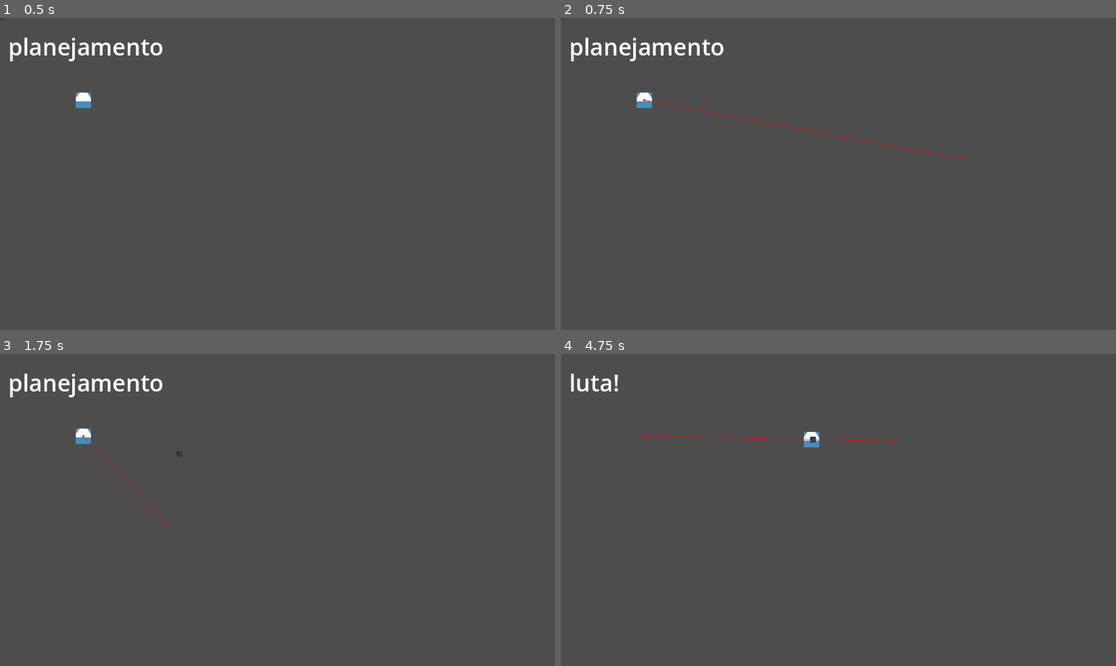
Above: before the commit, frames 1-4 (two rows, left to right).
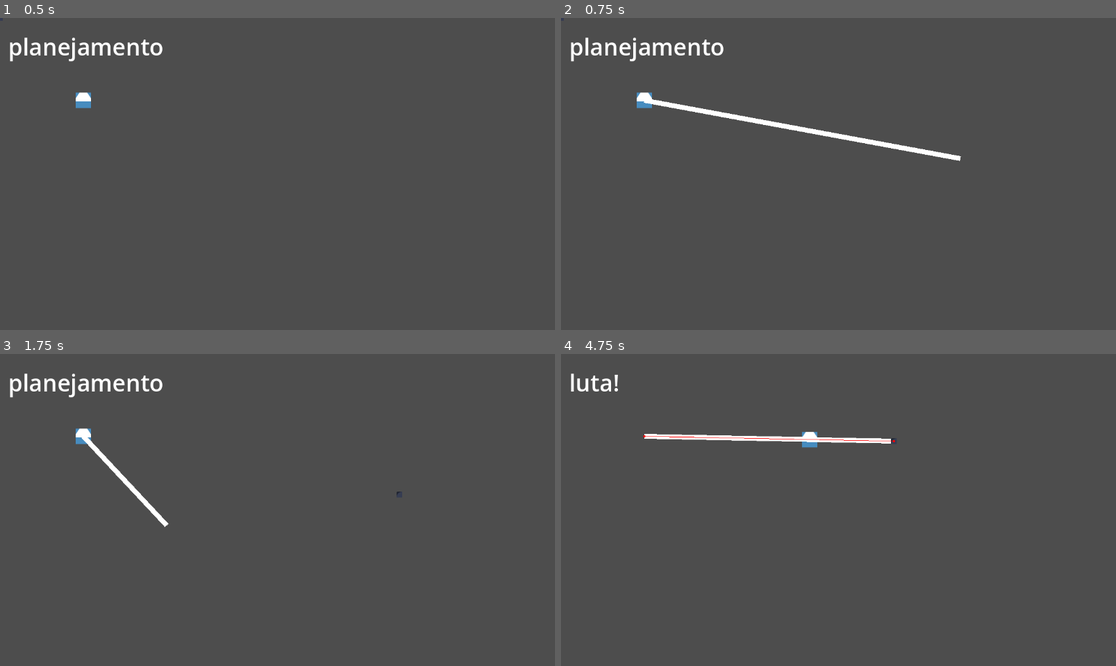
Above: after the commit, the same moments.

Repository: BielMaxBR/thorvarium-2
Game: Godot game, scene res://node_2d.tscn
Two runs of this game, one before a commit and one after it. Both use one fixed random seed, a clock stepped at 60 frames per second and the inputs below. The engine's default icon, where the game draws it, is replaced by a stand-in: a white triangle on a blue panel in a dark square.
Inputs (mouse positions are in pixels of both pictures, inside the frame that each line leads up to):
- Up to frame 1 (0.5 s): no input
- Up to frame 2 (0.75 s): tap Enter at 0.5 s; move the mouse to (960, 158) at 0.52 s; click (960, 158) at 0.6 s
- Up to frame 3 (1.75 s): right-click (399, 494) at 0.8 s; tap Space at 1.25 s; move the mouse to (166, 525) at 1.27 s; right-click (166, 525) at 1.35 s; click (166, 525) at 1.55 s
- Up to frame 4 (4.75 s): tap Enter at 2 s; move the mouse to (894, 441) at 2.02 s; click (894, 441) at 2.1 s; right-click (894, 441) at 2.3 s; tap Space at 2.75 s; move the mouse to (810, 572) at 2.77 s; right-click (810, 572) at 2.85 s; click (810, 572) at 3.05 s; move the mouse to (1005, 556) at 3.52 s; click (1005, 556) at 3.6 s; right-click (1005, 556) at 3.8 s; move the mouse to (672, 463) at 4.27 s; right-click (672, 463) at 4.35 s; click (672, 463) at 4.55 s

Frame 1 is identical in both runs. In frame 2, 1.0% of the frame differs, in the area x 14-73%, y 26-46%; in frame 3, 0.4%; in frame 4, 0.8%.

Commit message:
the point exists!

Diff:
--- a/Node2D.gd
+++ b/Node2D.gd
@@ -1,18 +1,42 @@
 extends Node2D
+
+@onready var nave = $Game/nave
+
+func _ready():
+	TurnManager.turn_changed.connect(_turn_changed)
+
+func _turn_changed(turn: int):
+	if turn == TurnManager.phase.PLANNING:
+		erase_all_lines()
 
 func _physics_process(delta):
 	if  TurnManager.turn_phase == TurnManager.phase.PLANNING:
 		var mouse = get_global_mouse_position()
+
 		if Input.is_action_just_pressed("click"):
-			$Game/nave.navigation_agent.target_position = mouse
-			$Game/nave.navigation_agent.get_next_path_position()
+
+			var default_map_rid: RID = get_world_2d().get_navigation_map()
+			var path: PackedVector2Array = NavigationServer2D.map_get_path(
+				default_map_rid,
+				nave.global_position,
+				mouse,
+				true
+			)
+			nave.current_path = path
+			nave.current_index = 0
+			create_line(nave.global_position, mouse, nave.name)
 
 		if Input.is_action_just_pressed("right"):
-			var points = $Game/nave.navigation_agent.get_current_navigation_path()
+			var points : Array = nave.current_path
 			if len(points) > 0:
-				var dah_point = Geometry2D.get_closest_point_to_segment (mouse, points[0], points[1])
-
-				$Pointer.position = dah_point
+				for i in range(points.size()-1):
+					var dah_point = Geometry2D.get_closest_point_to_segment (mouse, points[i], points[i+1])
+					if (dah_point.distance_to(mouse) <= 20):
+						$Pointer.position = dah_point
+						points.insert(i+1, dah_point)
+						nave.current_path = points
+						nave.current_index = 0
+						break
 		get_tree().paused = true
 
 		$CanvasLayer/Control/Label.text = "planejamento"
@@ -20,3 +44,19 @@
 		get_tree().paused = false
 
 		$CanvasLayer/Control/Label.text = "luta!"
+
+func erase_all_lines():
+	var deleter: Callable = func(node): node.queue_free()
+	$Lines.get_children().any(deleter)
+
+func create_line(current_pos: Vector2, target_pos: Vector2, current_owner: String):
+	var line_name = "%s-line" % current_owner
+	if $Lines.has_node(line_name):
+		$Lines.get_node(line_name).queue_free()
+		await $Lines.get_node(line_name).tree_exited
+
+	var new_line := Line2D.new()
+	new_line.points = PackedVector2Array([current_pos, target_pos])
+	new_line.name = line_name
+	$Lines.add_child(new_line)
+	pass
--- a/nave.gd
+++ b/nave.gd
@@ -5,8 +5,14 @@
 
 @onready var navigation_agent: NavigationAgent2D = $NavigationAgent2D
 
+var current_index: int = 0
+var current_path: PackedVector2Array
+
 func _physics_process(delta):
 	if navigation_agent.is_navigation_finished():
+		if current_index+1 < len(current_path):
+			current_index += 1
+			navigation_agent.target_position = current_path[current_index]
 		return
 
 	var current_agent_position: Vector2 = global_position
--- a/node_2d.tscn
+++ b/node_2d.tscn
@@ -60,7 +60,8 @@
 
 [node name="NavigationAgent2D" type="NavigationAgent2D" parent="Game/nave"]
 process_mode = 3
-avoidance_enabled = true
+path_desired_distance = 5.0
+target_desired_distance = 5.0
 radius = 64.0
 avoidance_layers = 255
 avoidance_mask = 255
@@ -72,6 +73,8 @@
 [node name="NavigationRegion2D" type="NavigationRegion2D" parent="Game"]
 navigation_polygon = SubResource("NavigationPolygon_rdq6g")
 
+[node name="Lines" type="Node2D" parent="."]
+
 [node name="Pointer" type="Sprite2D" parent="."]
 texture = ExtResource("3_8j2pk")
 region_enabled = true
--- a/turn_manager.gd
+++ b/turn_manager.gd
@@ -5,6 +5,8 @@
 enum phase { PLANNING, FIGHTING }
 
 var turn_phase = phase.PLANNING
+
+signal turn_changed(phase)
 
 func _ready():
 	run_phase()
@@ -21,4 +23,5 @@
 	elif turn_phase == phase.FIGHTING:
 		print("fighting acabou")
 		turn_phase = phase.PLANNING
+	turn_changed.emit(turn_phase)
 	timer.start(3)
